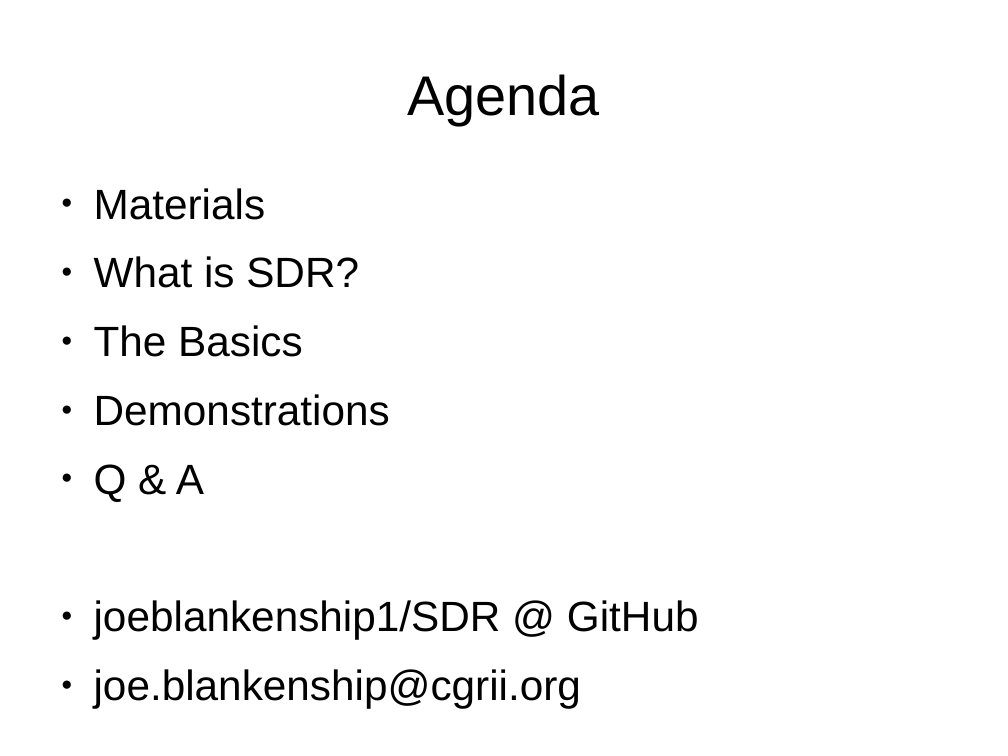
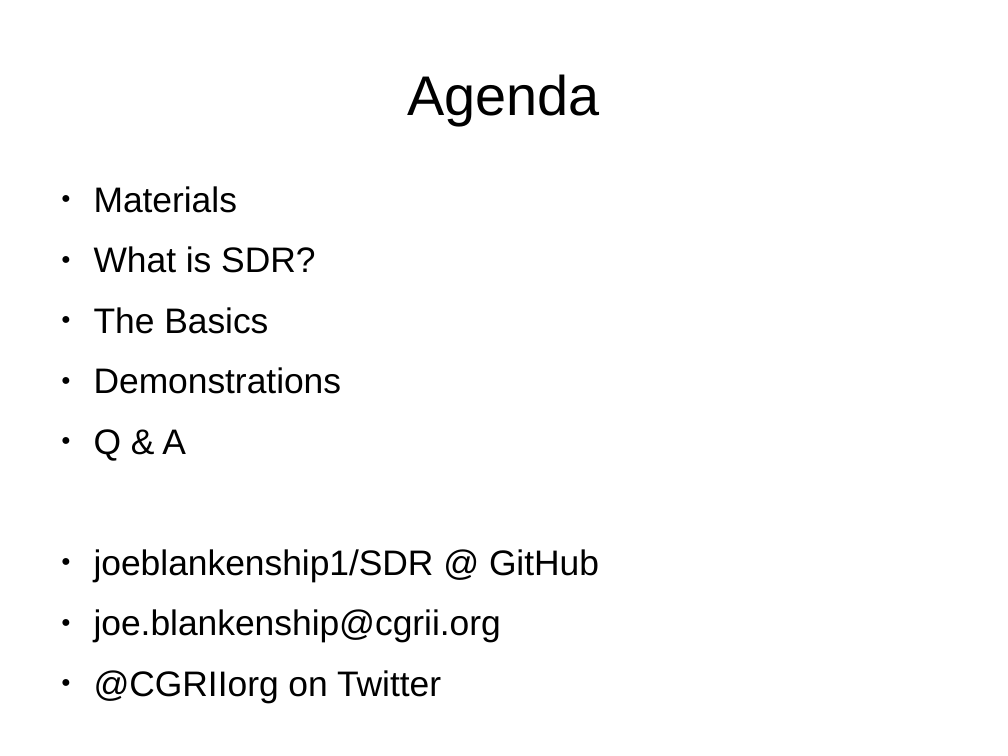
Before and after one commit to joeblankenship1/SDR, a slide deck: slide 2 of SDRclassPresentation.odp. Drawn at 1008x756 pixels with LibreOffice and Linux fonts; fonts in the diff are those of the drawing. Boxes give left, top, right and bottom in pixels: in the first picture for what was removed or moved away, otherwise in the second. Text is boxed around its words. In the diff, an @@ line names an element or a change of style, - is before the commit and + after.

```diff
--- a/SDRclassPresentation.odp
+++ b/SDRclassPresentation.odp
@@ text at bbox=[94, 186, 599, 643]: size 33.3 to 27.9 pt in "Materials", "What is SDR?", "The Basics", "Demonstrations" and 3 more places @@
@@ text at bbox=[94, 670, 441, 703]: paragraph added @@
+● @CGRIIorg on Twitter
```
Also in this commit, not shown: 1 other slide changed, 5 other files.
